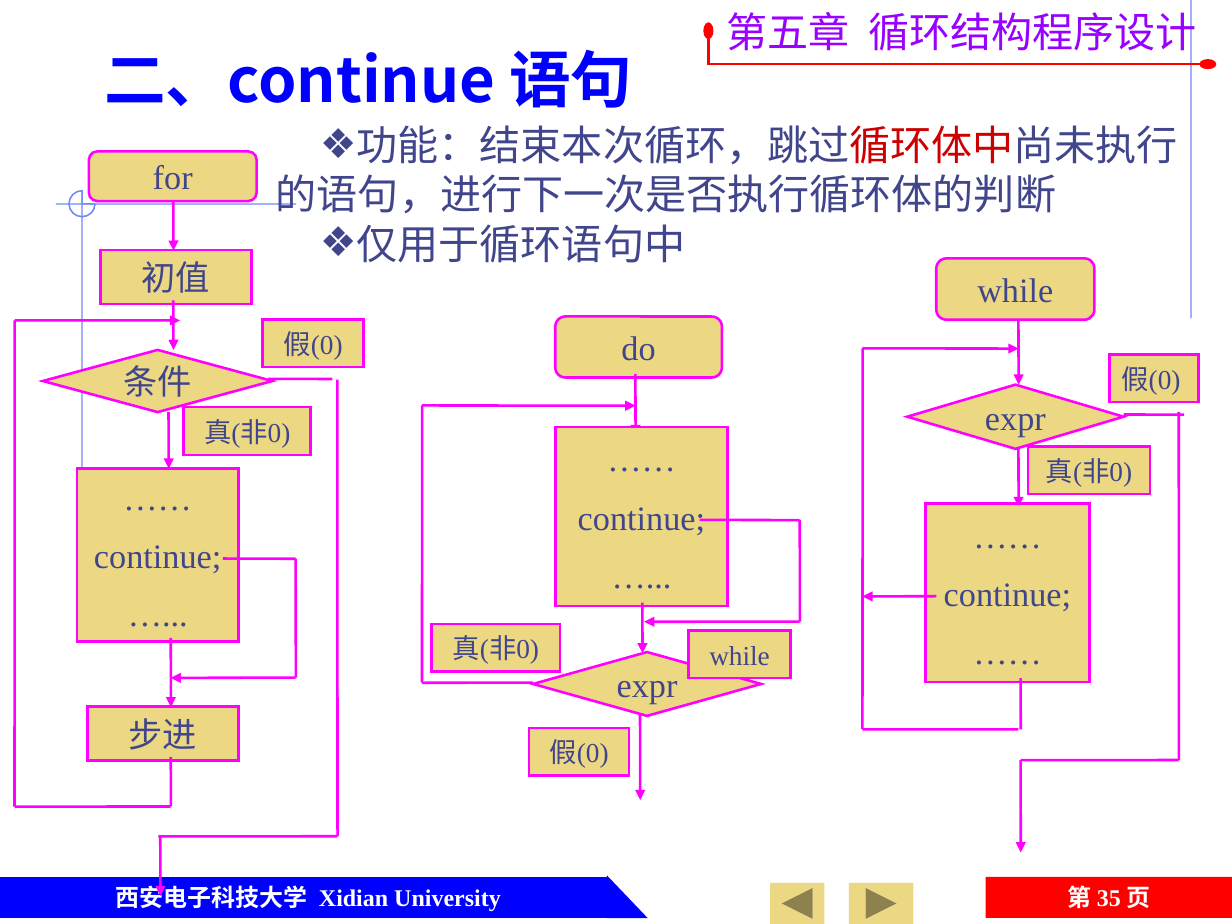
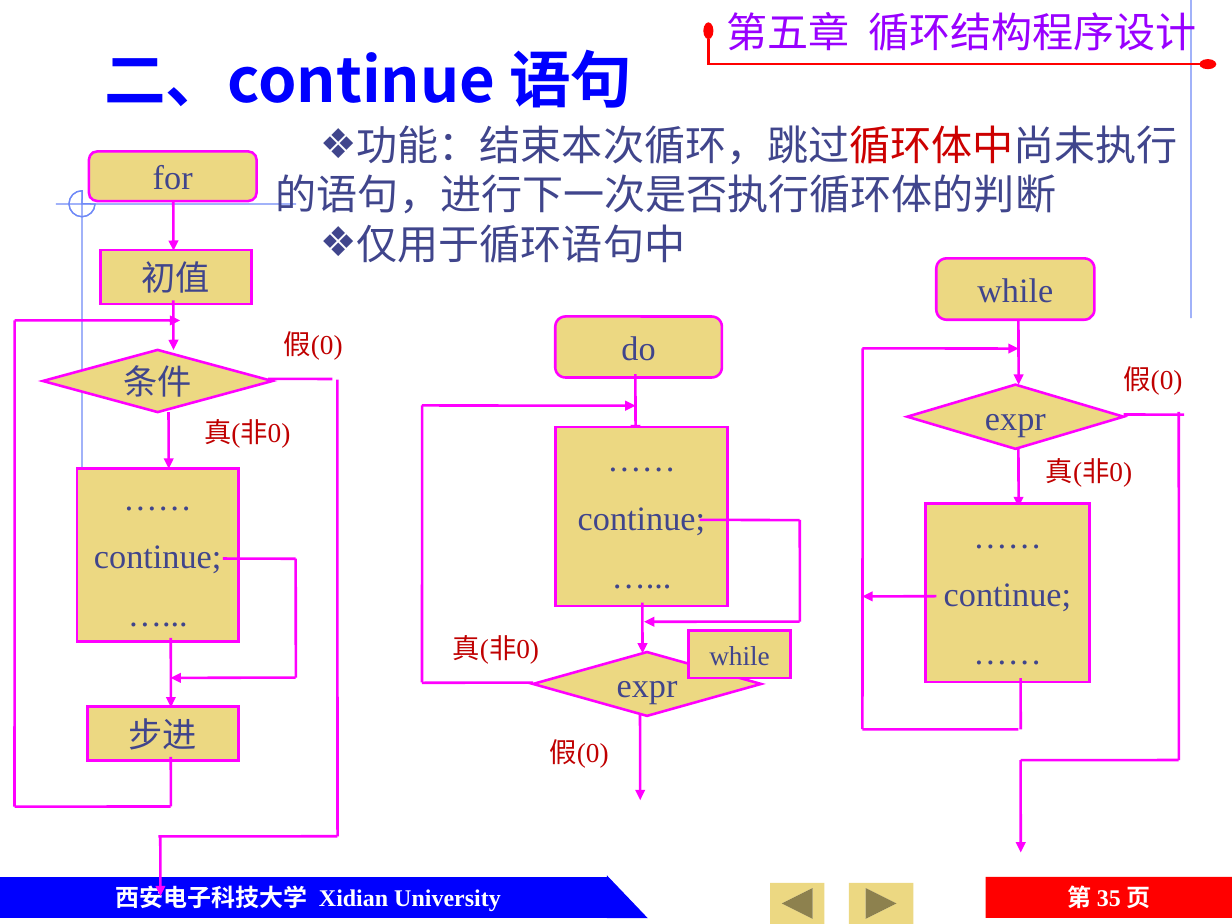
Before and after one commit to jtrfid/C-Repositories, a slide deck: slide 35 of 2016/C语言/课件/第5章 循环结构程序设计.pptx. Drawn at 1232x924 pixels with LibreOffice and Linux fonts; fonts in the diff are those of the drawing; background and template pictures are left out. Boxes give left, top, right and bottom in pixels: in the first picture for what was removed or moved away, otherwise in the second. Text is boxed around its words. In the diff, an @@ line names an element or a change of style, - is before the commit and + after.

```diff
--- a/2016/C语言/课件/第5章 循环结构程序设计.pptx
+++ b/2016/C语言/课件/第5章 循环结构程序设计.pptx
@@ text colour #40458C to #C00000; fill #ECD882 to none; outline #FF00FF 1.5 pt to none in 6 elements at [453,635,539,664], [284,331,343,360], [550,739,609,768], [204,419,290,448], [1046,458,1132,487], [1123,366,1182,395] @@
@@ text "假(0)": place and size @@
-text "假(0)" at [1109,355,1198,403]
+text "假(0)" at [1123,366,1182,395]
@@ 5 texts: place and size @@
-5 texts at [184,319,1149,776]
+5 texts at [204,331,1132,768]
```
Also in this commit, not shown: 8 other slides changed.
